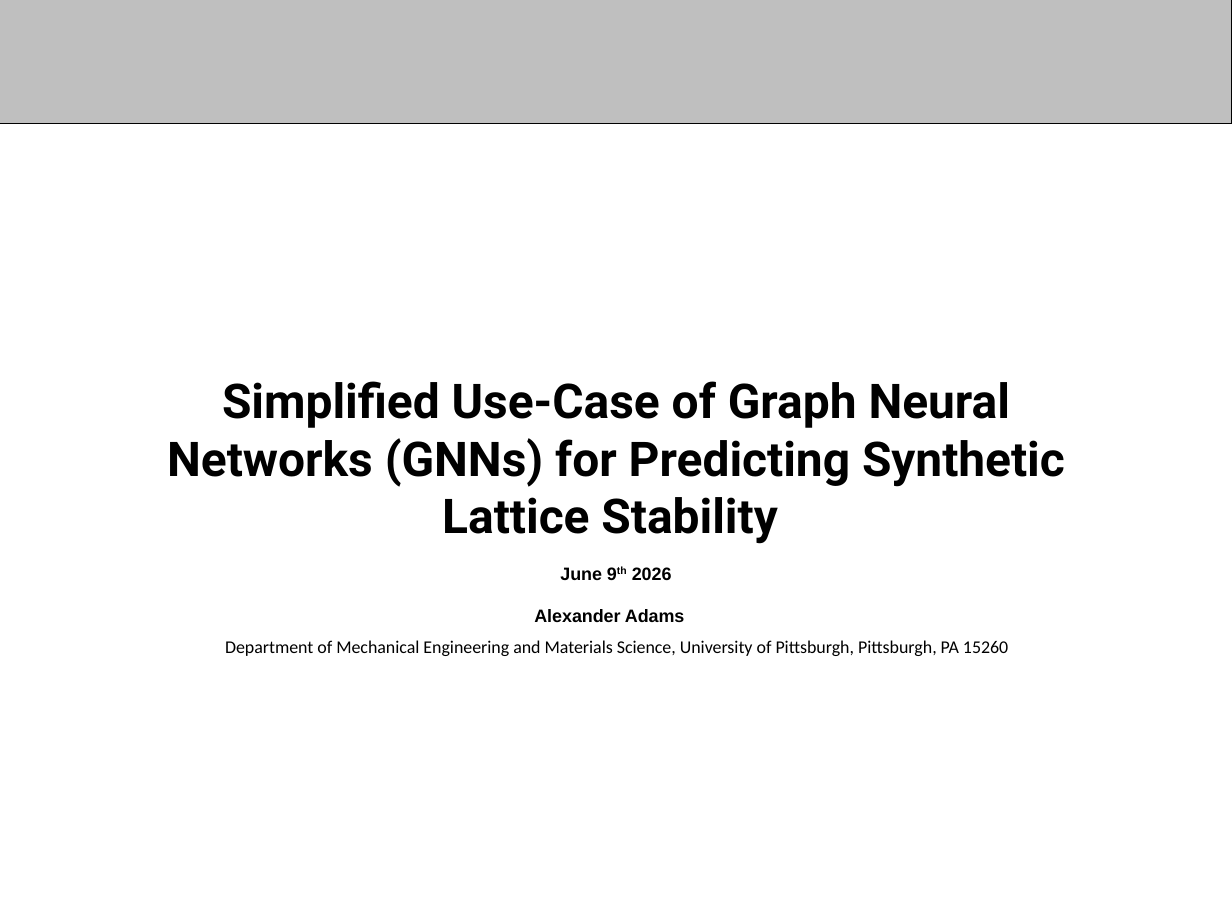
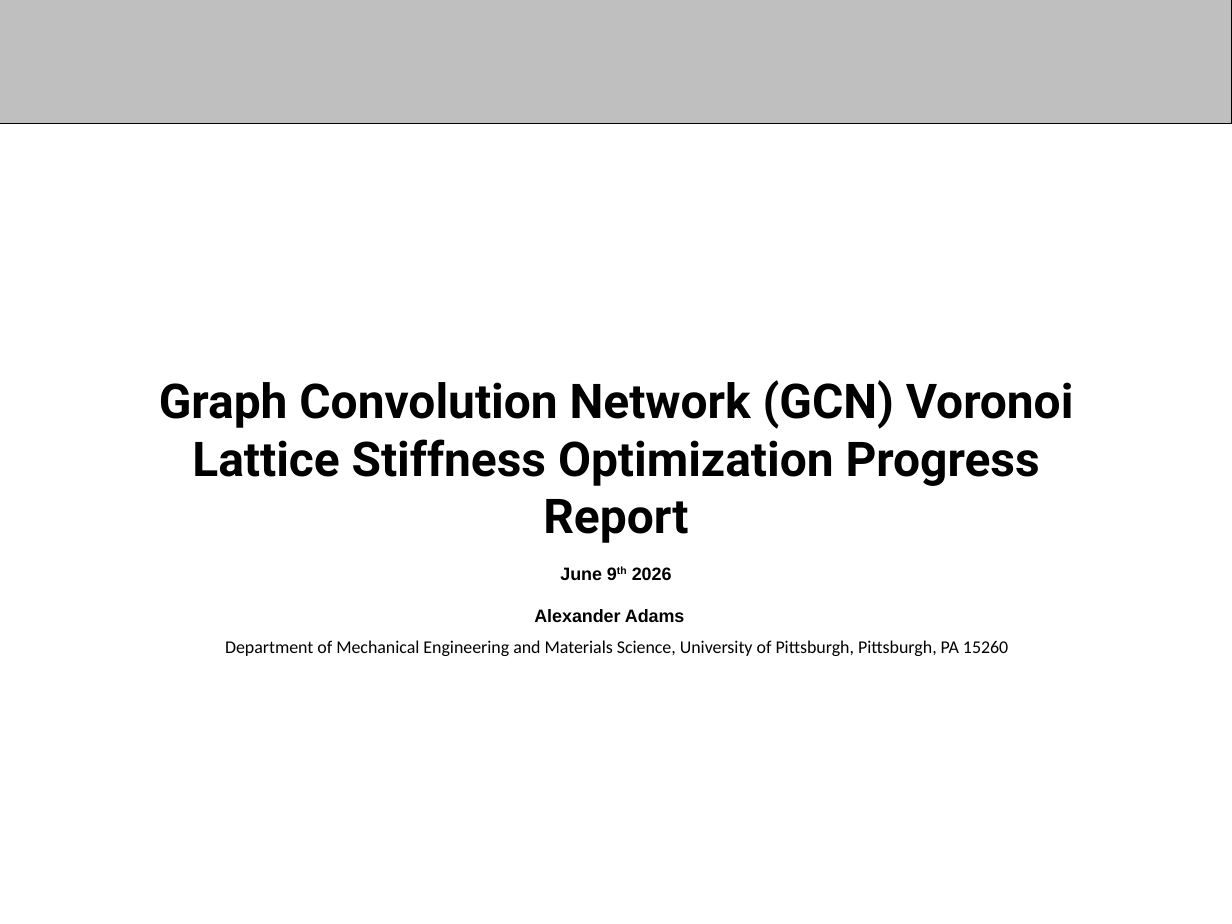
Before and after one commit to aadams2006/NSF-REU-Summer-26, a slide deck: slide 1 of docs/reference_materials/powerpoints/6-30 REU.pptx. Drawn at 1232x924 pixels with LibreOffice and Linux fonts; fonts in the diff are those of the drawing; background and template pictures are left out. Boxes give left, top, right and bottom in pixels: in the first picture for what was removed or moved away, otherwise in the second. Text is boxed around its words. In the diff, an @@ line names an element or a change of style, - is before the commit and + after.

```diff
--- a/docs/reference_materials/powerpoints/6-30 REU.pptx
+++ b/docs/reference_materials/powerpoints/6-30 REU.pptx
@@ text at (159, 380, 1074, 543): text changed @@
-Simplified Use-Case of Graph Neural Networks (GNNs) for Predicting Synthetic Lattice Stability
+Graph Convolution Network (GCN) Voronoi Lattice Stiffness Optimization Progress Report
```
Also in this commit, not shown: 7 other slides changed, 1 other file.
